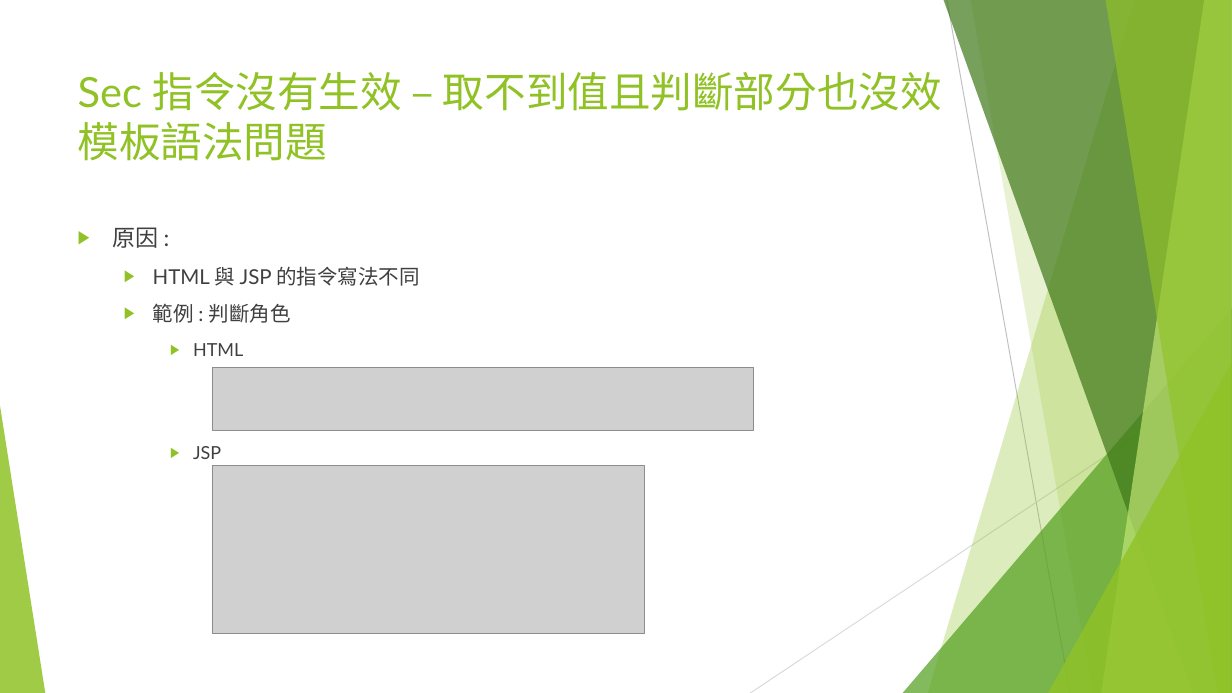
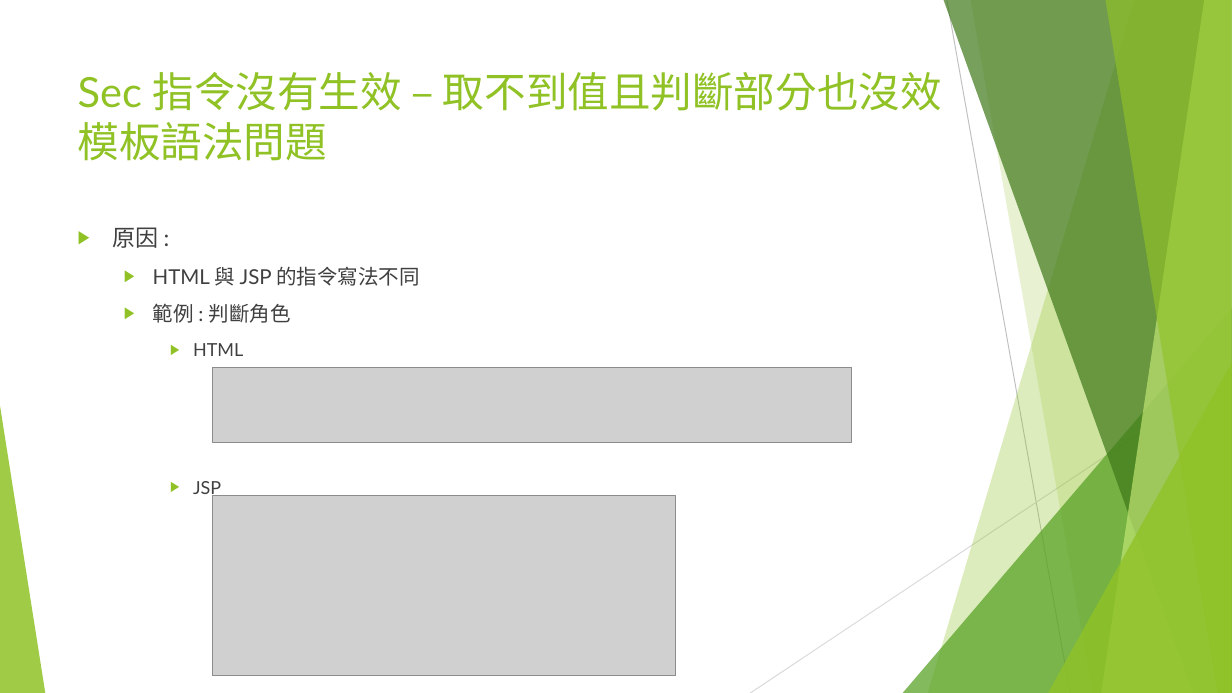
Before and after one commit to Danece/SpringBootSecurity, a slide deck: slide 22 of Spring Boot Security.pptx. Drawn at 1232x693 pixels with LibreOffice and Linux fonts; fonts in the diff are those of the drawing; grey boxes stand for pictures. Boxes give left, top, right and bottom in pixels: in the first picture for what was removed or moved away, otherwise in the second. Text is boxed around its words. In the diff, an @@ line names an element or a change of style, - is before the commit and + after.

```diff
--- a/Spring Boot Security.pptx
+++ b/Spring Boot Security.pptx
@@ text "原因 :" rewrapped from (112, 227, 419, 459) to (112, 227, 419, 498) @@
@@ picture: place and size @@
-picture at (213, 367, 754, 431)
+picture at (213, 367, 853, 443)
@@ picture: place and size @@
-picture at (213, 466, 645, 634)
+picture at (213, 495, 676, 676)
```
Also in this commit, not shown: 14 other slides changed, 5 other files.
